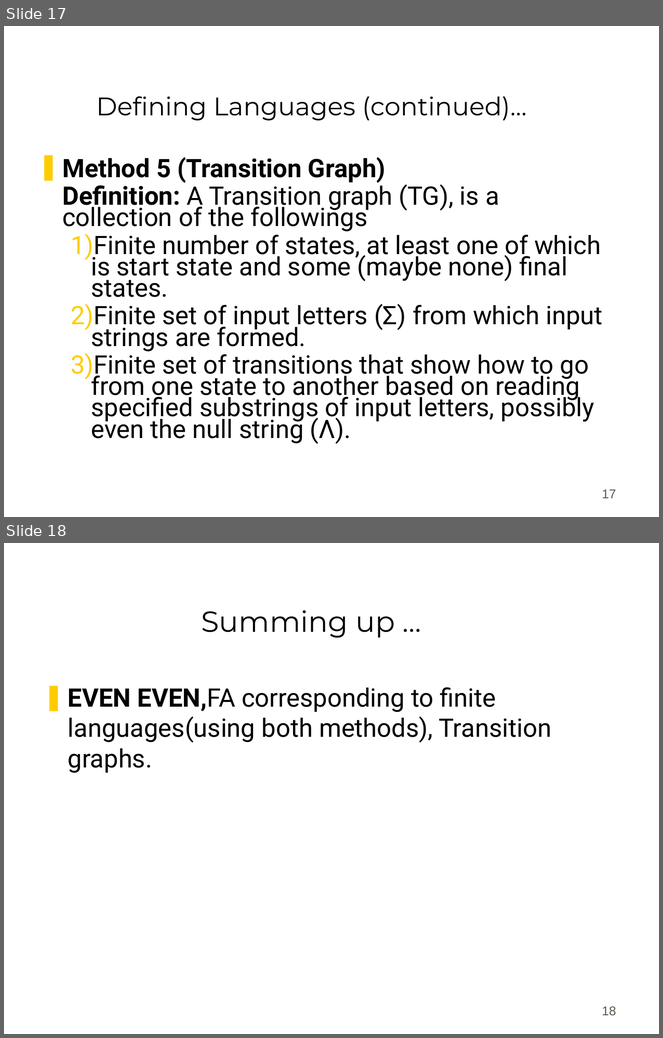
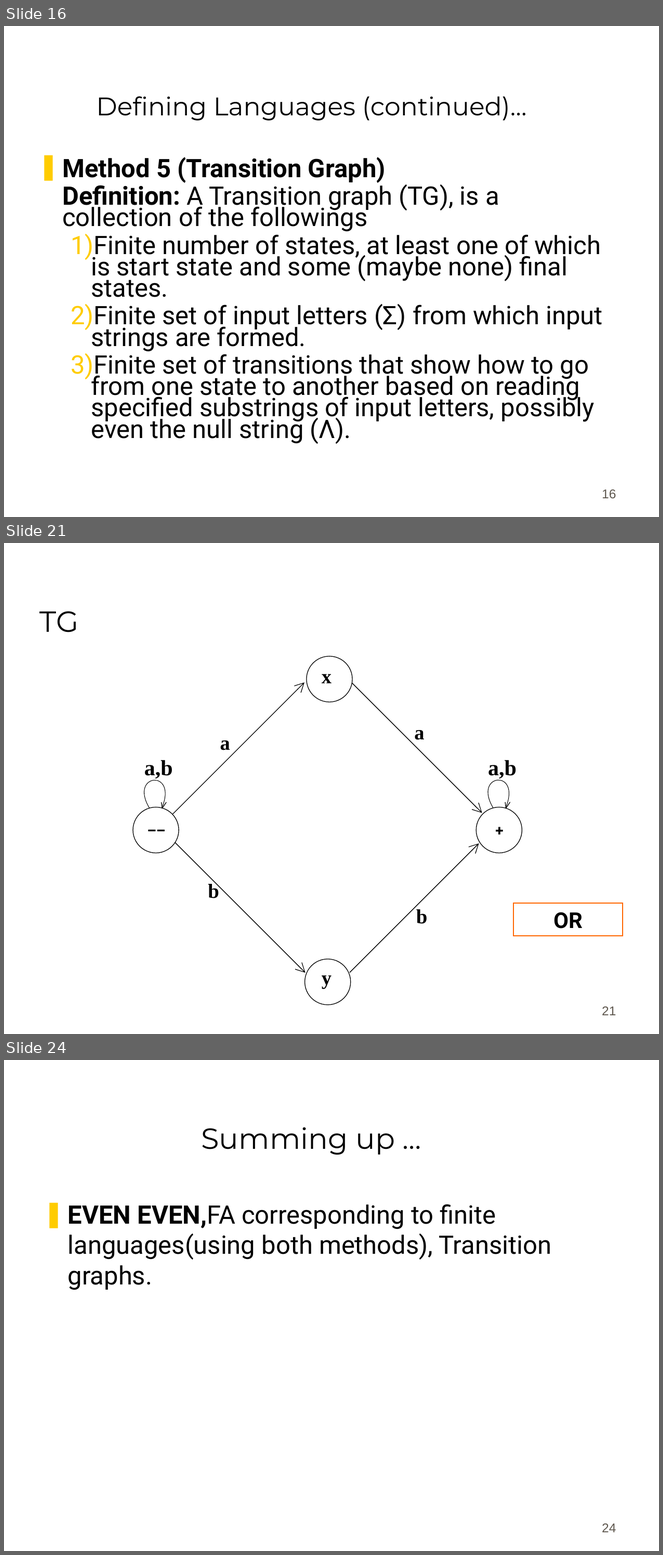
Before and after one commit to bamboat3/toa, a slide deck: Lesson 07.ppt. Shown one above the other, each under a label of ours: slides 17 and 18 before the commit, slides 16, 21 and 24 after it; the slides between them are not shown. The pictures are 663x1038 and 663x1555 pixels, drawn with LibreOffice and Linux fonts; fonts in the diff are those of the drawing; background and template pictures are left out. Boxes give left, top, right and bottom in pixels: in the first picture for what was removed or moved away, otherwise in the second. Text is boxed around its words. In the diff, an @@ line names an element or a change of style, - is before the commit and + after.

```diff
--- a/Lesson 07.ppt
+++ b/Lesson 07.ppt
@@ slide 21 added at [4,543,659,1034], background #FFFFFF @@
@@ title added at [40,611,79,632], 32 pt, text #000000 @@
+TG
@@ group added at [124,656,531,1005]: 10 texts, 10 freeform shapes, 4 ellipses @@
+a
+b
+a
+b
+a,b
+––
++
+x
+y
+a,b
@@ rectangle added at [514,903,623,936], fill #FFFFFF, outline #FF6600 0.99 pt, 24 pt, text #000000, bold @@
+OR
@@ page number added at [602,1007,616,1016], 14 pt, text #5E574E @@
+21
@@ what was slide 17 is now slide 16 @@
@@ page number at [602,490,616,499]: text changed @@
-17
+16
@@ what was slide 18 is now slide 24 @@
@@ page number at [602,1524,616,1533]: text changed @@
-18
+24
```
Also in this commit, not shown: 5 slides changed, 6 other slides added, 1 slide removed, 1 other file.
